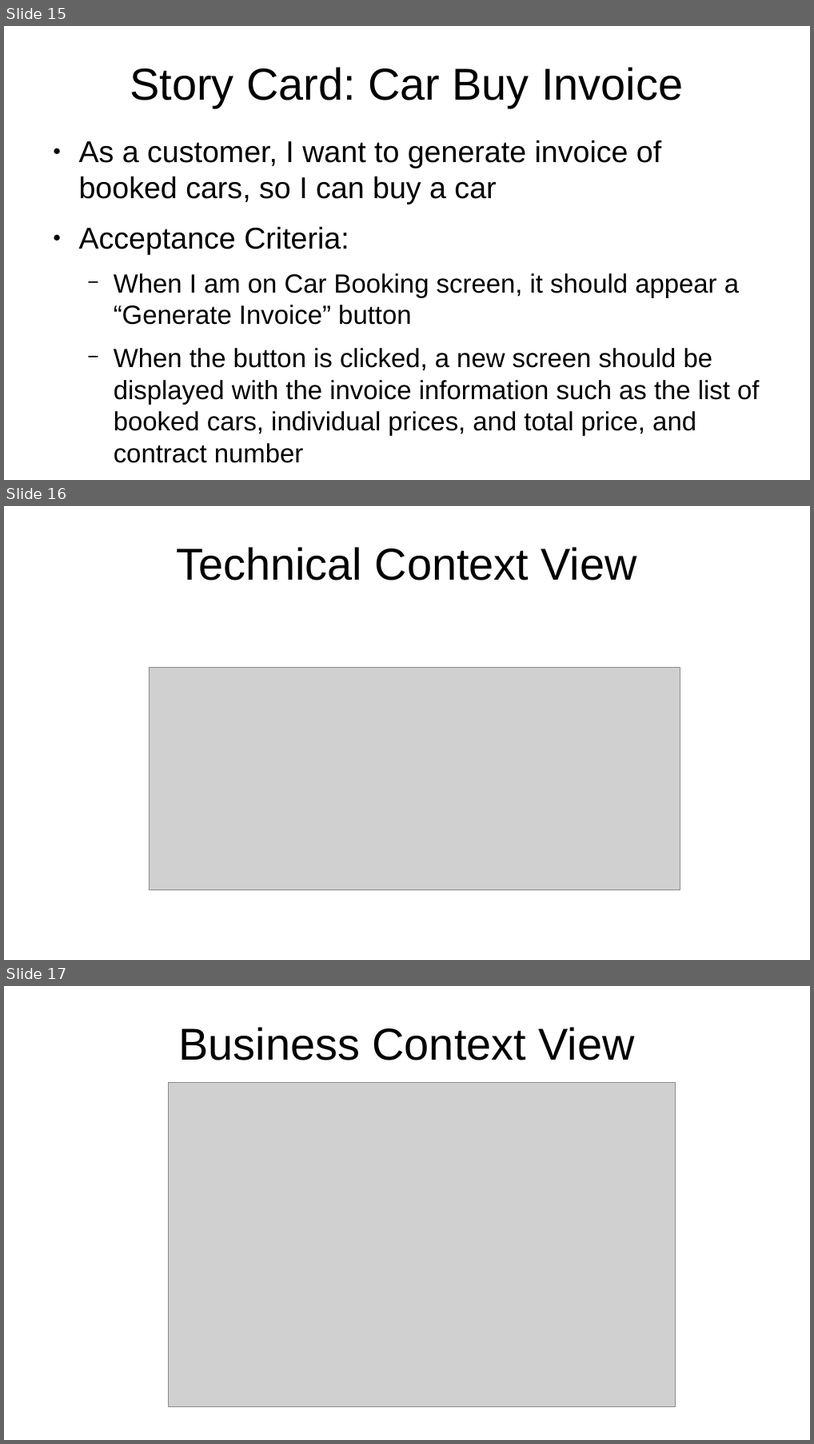
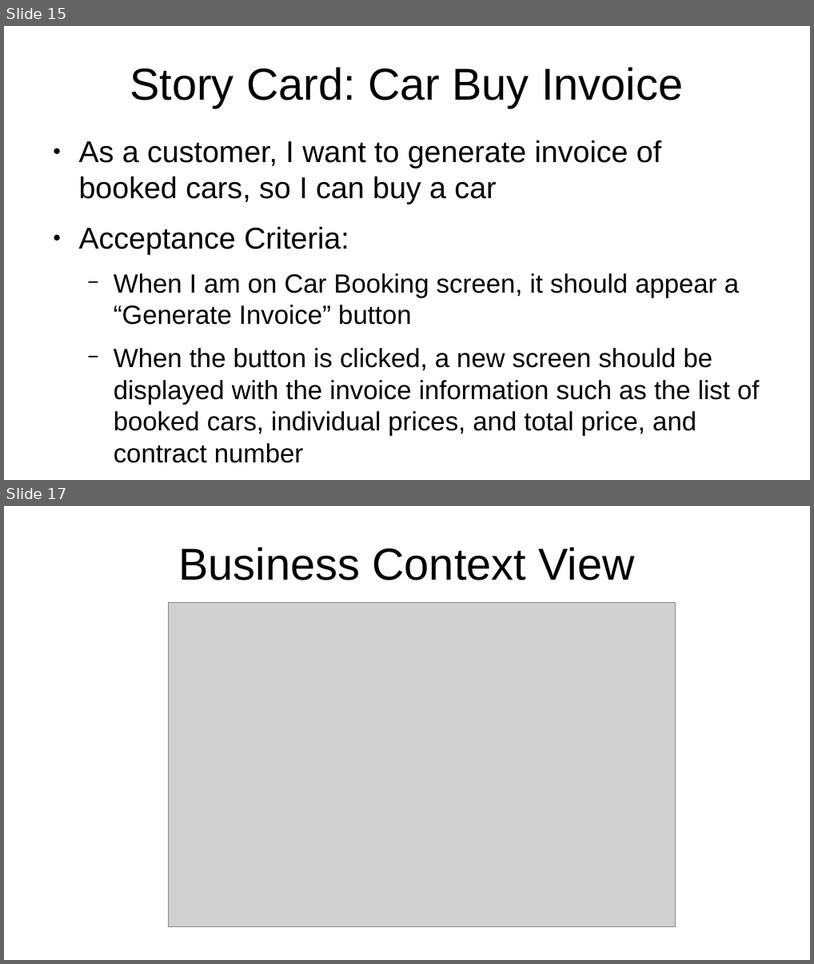
Before and after one commit to al8111/Java-UML-SWT, a slide deck: presentation.odp. Shown one above the other, each under a label of ours: slides 15, 16 and 17 before the commit, slides 15 and 17 after it; the slides between them are not shown. The pictures are 814x1444 and 814x964 pixels, drawn with LibreOffice and Linux fonts; fonts in the diff are those of the drawing; grey boxes stand for pictures. Boxes give left, top, right and bottom in pixels: in the first picture for what was removed or moved away, otherwise in the second. Text is boxed around its words. In the diff, an @@ line names an element or a change of style, - is before the commit and + after.

Commit message:
doc: changed the technical view from UML to drawing

```diff
--- a/presentation.odp
+++ b/presentation.odp
@@ slide 16 removed at [4, 506, 810, 960], background #FFFFFF @@
@@ title removed at [176, 547, 638, 580] @@
-Technical Context View
@@ picture removed at [149, 667, 681, 890] @@
```
Also in this commit, not shown: 2 slides changed, 1 slide added, 2 other files.
